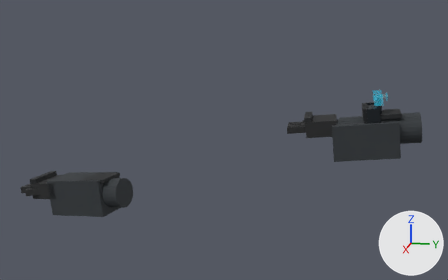
A saved change to the glTF model public/assets/viewmodels/operative_hands.glb.
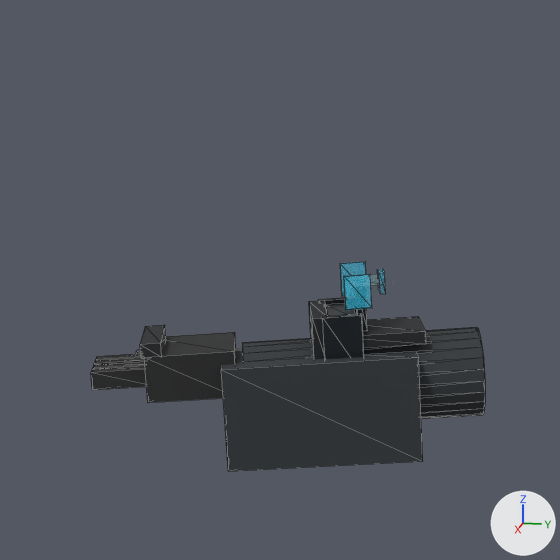
The first picture shows the older version from a camera (50 mm lens) standing at (1.645, 0.325, 0.473) and looking at (-0.038, -0.012, 0.052). The close-ups show the older and then the newer version on the part from 57% to 100% of the width and 0% to 69% of the height of that picture. Only the edits that show in the close-ups are written down. The lights are fixed; the arrows at lower right show +X, +Y and +Z. The close-ups show mesh edges as thin lines. Where no turn or scale is listed for an object, it has been applied to the vertices. Vertices at exactly the same position are counted once.

In view in the first close-up: 'left_finger_3', 'left_forearm_armor_plate', 'left_forearm_sleeve_round', 'left_knuckle_pad', 'left_palm_mesh', 'left_sleeve', 'wristband_body', 'wristband_emitter_pad', 'wristband_inner_strap', 'wristband_led_left', 'wristband_led_right', 'wristband_outer_lug_l', 'wristband_outer_lug_r', 'wristband_screen_bezel', 'wristband_screen_mesh' and 3 more.
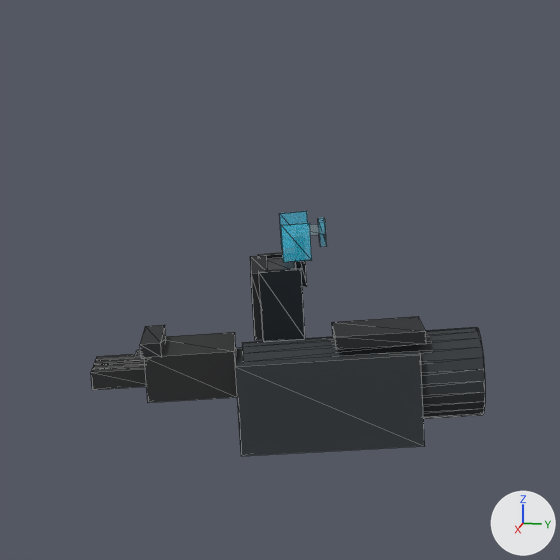
What changed in the scene script:
```text
Change me_cube_008:
    used by ob_left_sleeve; location = (-0.101, 0.382, 0.06)
    remove me_cube_008.from_pydata(...)  # 8 vertices, 12 faces; spans x -0.049..0.049, y -0.096..0.096, z -0.059..0.059
    add me_cube_008.from_pydata(...)  # 8 vertices, 12 faces; spans x -0.046..0.046, y -0.09..0.09, z -0.053..0.053
    me_cube_008 part 1: the whole mesh is scaled about its middle by (0.926, 0.944, 0.882)
Change me_cube_022:
    used by ob_wristband_screen_bezel; location = (-0.119, 0.415, 0.156)
    remove me_cube_022.from_pydata(...)  # 8 vertices, 12 faces; spans x -0.0351..0.0351, y -0.0067..0.0067, z -0.0203..0.0203
    add me_cube_022.from_pydata(...)  # 8 vertices, 12 faces; spans x -0.0401..0.0401, y -0.0077..0.0077, z -0.0243..0.0243
    me_cube_022 part 2
    me_cube_022.vertices[0].co: (-0.035, -0.0025, -0.0203) -> (-0.04, -0.0027, -0.0243)
    me_cube_022.vertices[1].co: (-0.0349, -0.0067, 0.0195) -> (-0.0399, -0.0077, 0.0234)
    me_cube_022.vertices[2].co: (-0.0351, 0.0055, -0.0195) -> (-0.0401, 0.0063, -0.0234)
    me_cube_022.vertices[3].co: (-0.035, 0.0013, 0.0203) -> (-0.04, 0.0013, 0.0243)
    me_cube_022.vertices[4].co: (0.035, -0.0013, -0.0203) -> (0.04, -0.0013, -0.0243)
    me_cube_022.vertices[5].co: (0.0351, -0.0055, 0.0195) -> (0.0401, -0.0063, 0.0234)
    me_cube_022.vertices[6].co: (0.0349, 0.0067, -0.0195) -> (0.0399, 0.0077, -0.0234)  # pixel (367, 330) -> pixel (306, 286)
    me_cube_022.vertices[7].co: (0.035, 0.0025, 0.0203) -> (0.04, 0.0027, 0.0243)
Change ob_left_sleeve:
    ob_left_sleeve.location: (-0.101, 0.382, 0.06) -> (-0.107, 0.389, 0.067)
Change ob_wristband_body:
    ob_wristband_body.location: (-0.119, 0.399, 0.122) -> (-0.17, 0.341, 0.153)
Change ob_wristband_emitter_pad:
    ob_wristband_emitter_pad.location: (-0.12, 0.433, 0.178) -> (-0.171, 0.377, 0.217)
Change ob_wristband_inner_strap:
    ob_wristband_inner_strap.location: (-0.119, 0.379, 0.12) -> (-0.17, 0.321, 0.15)
Change ob_wristband_led_left:
    ob_wristband_led_left.location: (-0.156, 0.409, 0.174) -> (-0.213, 0.351, 0.212)
Change ob_wristband_led_right:
    ob_wristband_led_right.location: (-0.082, 0.41, 0.174) -> (-0.127, 0.352, 0.212)
Change ob_wristband_outer_lug_l:
    ob_wristband_outer_lug_l.location: (-0.164, 0.398, 0.122) -> (-0.222, 0.34, 0.153)
Change ob_wristband_outer_lug_r:
    ob_wristband_outer_lug_r.location: (-0.074, 0.4, 0.122) -> (-0.118, 0.342, 0.153)
Change ob_wristband_screen_bezel:
    ob_wristband_screen_bezel.location: (-0.119, 0.415, 0.156) -> (-0.17, 0.357, 0.192)
Change ob_wristband_screen_mesh:
    ob_wristband_screen_mesh.location: (-0.119, 0.417, 0.179) -> (-0.17, 0.36, 0.218)
```

Where the change shows, as pixel boxes (x1, y1, x2, y2) in the close-ups (560 x 560 px):
'left_sleeve', moved, rescaled (11% shorter)
    before: (221, 348, 423, 471)
    after: (235, 347, 425, 456)
'wristband_outer_lug_r', moved
    before: (322, 313, 364, 359)
    after: (259, 268, 305, 341)
'wristband_led_right', moved
    before: (344, 274, 372, 310)
    after: (281, 223, 312, 262)
'wristband_inner_strap', moved
    before: (309, 301, 328, 359)
    after: (250, 256, 267, 340)
'wristband_led_left', moved
    before: (340, 261, 366, 296)
    after: (279, 211, 308, 248)
'wristband_body', moved
    before: (325, 303, 355, 316)
    after: (267, 257, 295, 270)
'wristband_emitter_pad', moved
    before: (377, 269, 386, 294)
    after: (318, 218, 327, 247)
'wristband_screen_bezel', reshaped, moved (mostly hidden)
    before: (354, 308, 367, 331)
    after: (295, 261, 307, 287)
'wristband_outer_lug_l', moved (mostly hidden)
    before: (319, 297, 345, 304)
    after: (258, 252, 283, 258)
'wristband_screen_mesh', moved
    before: (371, 274, 383, 286)
    after: (310, 224, 325, 235)
